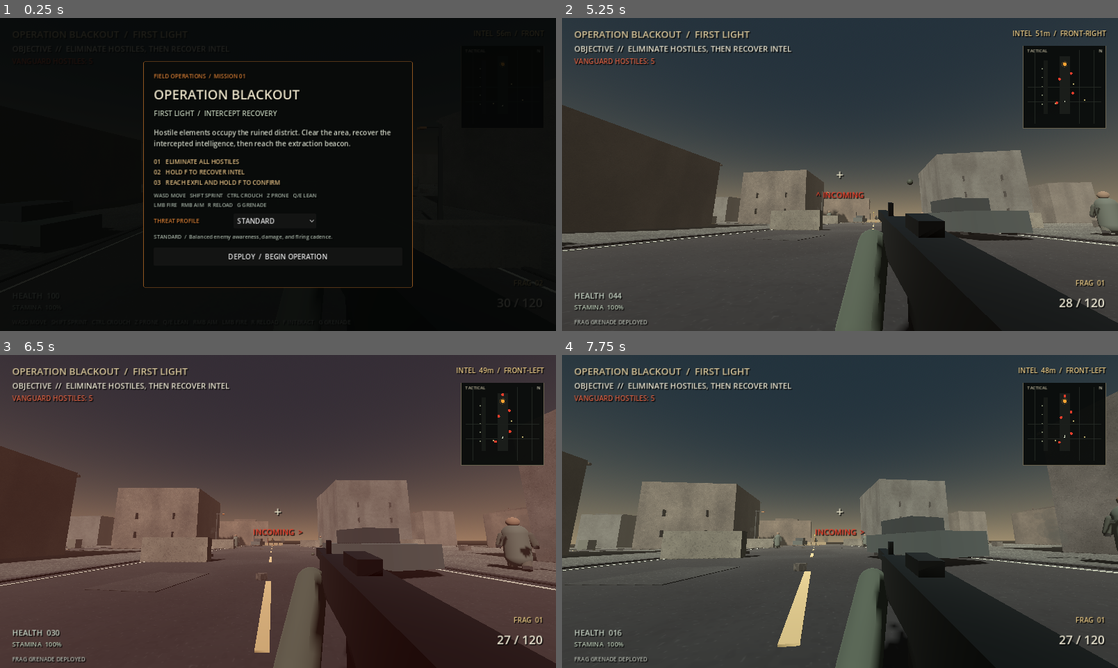
Above: before the commit, frames 1-4 (two rows, left to right).
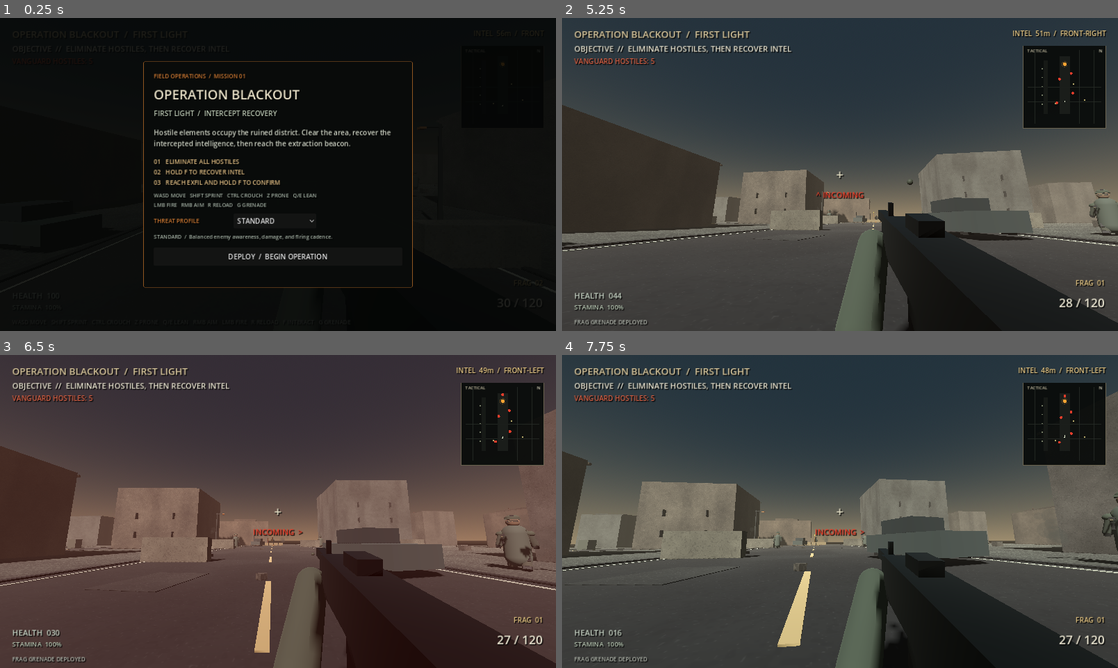
Above: after the commit, the same moments.

Repository: Liladizilla/operation-blackout
Game: Godot game, scene res://scenes/main.tscn
Two runs of this game, one before a commit and one after it. Both use one fixed random seed, a clock stepped at 60 frames per second and the inputs below.
Inputs (mouse positions are in pixels of both pictures, inside the frame that each line leads up to):
- Up to frame 1 (0.25 s): no input
- Up to frame 2 (5.25 s): click "DEPLOY / BEGIN OPERATION" at 0.5 s; tap Enter at 1.25, 5.1 s; move the mouse to (867, 174) at 1.27 s; hold W (move_forward) from 1.28 s (still down); tap Ctrl (crouch) at 1.35 s; click (867, 174) at 1.42 s; tap Space (jump) at 1.52, 1.82, 2.27, 2.57, 3.77, 4.07, 4.52, 4.82 s; move the mouse to (812, 174) at 2.02 s; tap F (interact) at 2.1 s; move the mouse to (851, 168) at 2.77 s; tap Z (prone) at 2.85 s; move the mouse to (834, 180) at 3.52 s; tap Shift (sprint) at 3.6 s; click (834, 180) at 3.67 s; move the mouse to (878, 177) at 4.27 s; tap G (throw_grenade) at 4.35 s; move the mouse to (795, 171) at 5.02 s
- Up to frame 3 (6.5 s): keep holding W (move_forward); tap Space (jump) at 5.27, 5.57 s; move the mouse to (283, 511) at 5.77 s; tap Ctrl (crouch) at 5.85 s; click (283, 511) at 5.92 s
- Up to frame 4 (7.75 s): move the mouse to (817, 505) at 6.52 s; release W (move_forward) at 6.53 s; hold E (lean_right) 6.53-7.28 s; tap F (interact) at 6.6 s; tap Space (jump) at 6.77, 7.07, 7.52 s; move the mouse to (867, 511) at 7.27 s; hold W (move_forward) from 7.28 s (still down); tap Z (prone) at 7.35 s

The runs differ from the first frame. In frame 2, less than 0.1% of the frame differs, in the area x 47-100%, y 54-69%; in frame 3, less than 0.1%, in the area x 41-97%, y 51-69%; in frame 4, less than 0.1%.

Commit message:
Add layered tactical gear and rifle details to hostile models

Diff:
--- a/scripts/enemy.gd
+++ b/scripts/enemy.gd
@@ -140,6 +140,7 @@
     enemy_muzzle_light.shadow_enabled = false
     visual_root.add_child(enemy_muzzle_light)
     _build_limb_meshes()
+    _build_equipment_details()
 
     player = get_tree().get_first_node_in_group("player")
     if not player:
@@ -200,6 +201,88 @@
             fire_interval_min = 0.65
             fire_interval_max = 1.25
     fire_timer = fire_interval_max
+
+func _build_equipment_details() -> void:
+    var helmet_material := StandardMaterial3D.new()
+    helmet_material.albedo_color = Color(0.19, 0.22, 0.18)
+    helmet_material.roughness = 0.92
+    var rubber_material := StandardMaterial3D.new()
+    rubber_material.albedo_color = Color(0.045, 0.052, 0.047)
+    rubber_material.roughness = 0.72
+    var fabric_material := StandardMaterial3D.new()
+    fabric_material.albedo_color = Color(0.16, 0.18, 0.14)
+    fabric_material.roughness = 1.0
+    var buckle_material := StandardMaterial3D.new()
+    buckle_material.albedo_color = Color(0.31, 0.29, 0.22)
+    buckle_material.metallic = 0.18
+    buckle_material.roughness = 0.82
+
+    var helmet := MeshInstance3D.new()
+    helmet.name = "Helmet"
+    var helmet_mesh := SphereMesh.new()
+    helmet_mesh.radius = 0.205
+    helmet_mesh.height = 0.25
+    helmet.mesh = helmet_mesh
+    helmet.position = Vector3(0.0, 2.025, 0.015)
+    helmet.material_override = helmet_material
+    visual_root.add_child(helmet)
+    _add_equipment_box("HelmetBrim", Vector3(0.0, 1.985, -0.055), Vector3(0.43, 0.055, 0.32), helmet_material)
+    _add_equipment_box("HelmetMount", Vector3(0.0, 2.105, -0.155), Vector3(0.105, 0.07, 0.07), rubber_material)
+    _add_equipment_box("BallisticGoggles", Vector3(0.0, 1.885, -0.166), Vector3(0.29, 0.085, 0.045), rubber_material)
+    _add_equipment_box("GoggleLens", Vector3(0.0, 1.888, -0.191), Vector3(0.235, 0.038, 0.012), buckle_material)
+
+    _add_equipment_box("TacticalBackpack", Vector3(0.0, 1.22, 0.19), Vector3(0.43, 0.54, 0.22), fabric_material)
+    _add_equipment_box("BackpackTopFlap", Vector3(0.0, 1.48, 0.19), Vector3(0.36, 0.12, 0.235), helmet_material)
+    _add_equipment_box("WaistBelt", Vector3(0.0, 0.79, -0.005), Vector3(0.55, 0.105, 0.29), rubber_material)
+    _add_equipment_box("BeltBuckle", Vector3(0.0, 0.79, -0.165), Vector3(0.09, 0.075, 0.025), buckle_material)
+
+    for index in range(4):
+        var pouch_x := -0.205 + float(index) * 0.137
+        _add_equipment_box("MagazinePouch_%02d" % index, Vector3(pouch_x, 0.91, -0.155), Vector3(0.105, 0.17, 0.09), fabric_material)
+        _add_equipment_box("PouchFlap_%02d" % index, Vector3(pouch_x, 0.96, -0.205), Vector3(0.085, 0.055, 0.018), helmet_material)
+
+    for side in [-1.0, 1.0]:
+        var shoulder := MeshInstance3D.new()
+        shoulder.name = "ShoulderPadLeft" if side < 0.0 else "ShoulderPadRight"
+        var shoulder_mesh := SphereMesh.new()
+        shoulder_mesh.radius = 0.145
+        shoulder_mesh.height = 0.22
+        shoulder.mesh = shoulder_mesh
+        shoulder.position = Vector3(side * 0.365, 1.38, -0.025)
+        shoulder.material_override = helmet_material
+        visual_root.add_child(shoulder)
+        _add_equipment_box("ShoulderWebbingLeft" if side < 0.0 else "ShoulderWebbingRight", Vector3(side * 0.28, 1.40, -0.16), Vector3(0.075, 0.29, 0.035), fabric_material)
+
+    _add_equipment_box("RifleMagazine", Vector3(0.32, 1.105, -0.13), Vector3(0.09, 0.22, 0.14), rubber_material)
+    _add_equipment_box("RifleStock", Vector3(0.32, 1.24, 0.18), Vector3(0.10, 0.105, 0.25), fabric_material)
+    _add_equipment_box("RifleOptic", Vector3(0.32, 1.325, -0.21), Vector3(0.12, 0.085, 0.13), rubber_material)
+    _add_equipment_box("RifleGrip", Vector3(0.32, 1.17, -0.005), Vector3(0.075, 0.15, 0.09), rubber_material)
+    var barrel := MeshInstance3D.new()
+    barrel.name = "RifleBarrel"
+    var barrel_mesh := CylinderMesh.new()
+    barrel_mesh.top_radius = 0.022
+    barrel_mesh.bottom_radius = 0.028
+    barrel_mesh.height = 0.32
+    barrel.mesh = barrel_mesh
+    barrel.position = Vector3(0.32, 1.25, -0.67)
+    barrel.rotation.x = PI * 0.5
+    barrel.material_override = buckle_material
+    visual_root.add_child(barrel)
+
+    _add_limb_end(left_leg_pivot, "LeftKneePad", Vector3(0.0, -0.31, -0.105), Vector3(0.23, 0.19, 0.12), rubber_material)
+    _add_limb_end(right_leg_pivot, "RightKneePad", Vector3(0.0, -0.31, -0.105), Vector3(0.23, 0.19, 0.12), rubber_material)
+    _add_limb_end(left_leg_pivot, "LeftBootToeCap", Vector3(0.0, -0.69, -0.19), Vector3(0.19, 0.10, 0.12), rubber_material)
+    _add_limb_end(right_leg_pivot, "RightBootToeCap", Vector3(0.0, -0.69, -0.19), Vector3(0.19, 0.10, 0.12), rubber_material)
+
+func _add_equipment_box(label: String, local_position: Vector3, size: Vector3, material: Material) -> void:
+    var piece := MeshInstance3D.new()
+    piece.name = label
+    var mesh := BoxMesh.new()
+    mesh.size = size
+    piece.mesh = mesh
+    piece.position = local_position
+    piece.material_override = material
+    visual_root.add_child(piece)
 
 func _build_limb_meshes() -> void:
     var arm_material := StandardMaterial3D.new()
